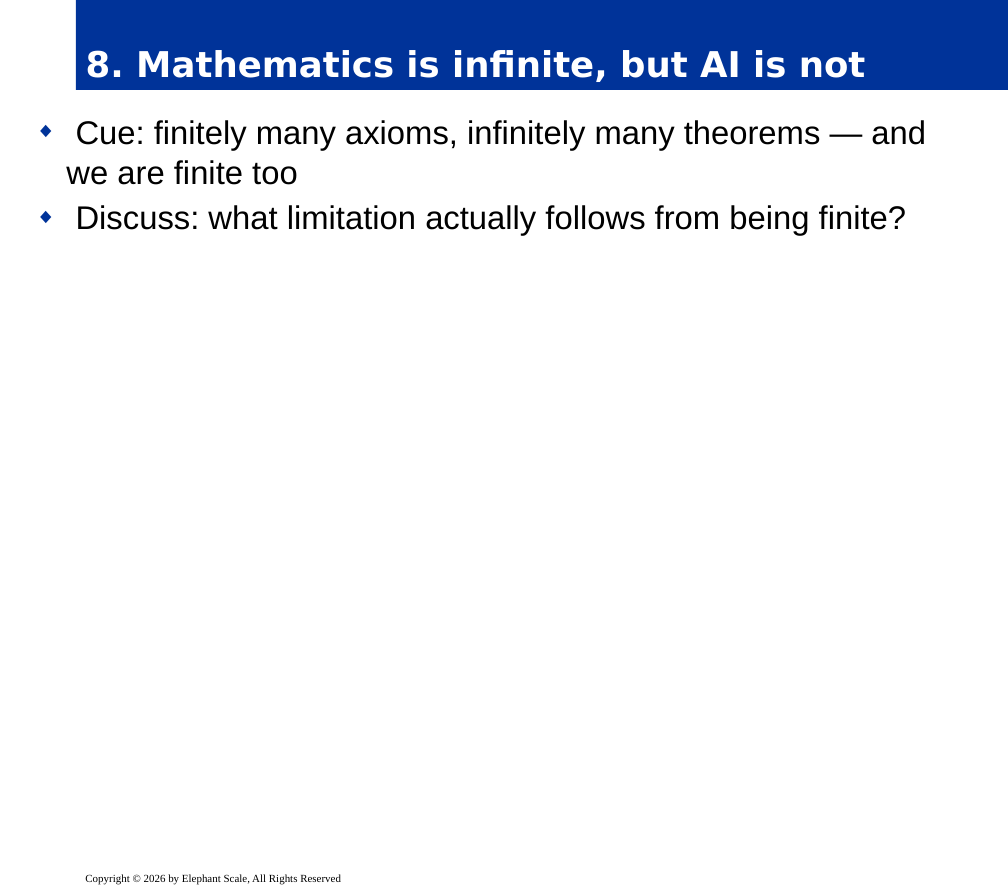
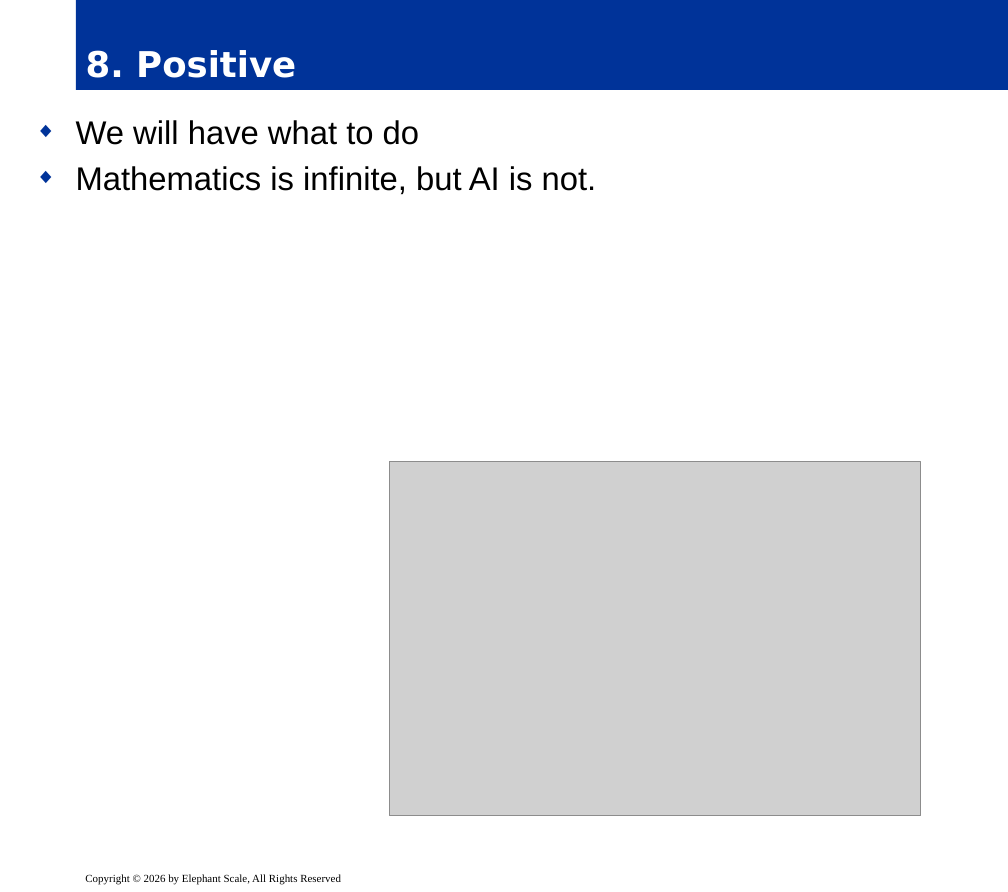
Before and after one commit to elephantscale/OpenAI-labs, a slide deck: slide 10 of 120-eight-questions-on-math-and-AI/slides/release/01__intro.pptx. Drawn at 1008x892 pixels with LibreOffice and Linux fonts; fonts in the diff are those of the drawing; grey boxes stand for pictures; background and template pictures are left out. Boxes give left, top, right and bottom in pixels: in the first picture for what was removed or moved away, otherwise in the second. Text is boxed around its words. In the diff, an @@ line names an element or a change of style, - is before the commit and + after.

```diff
--- a/120-eight-questions-on-math-and-AI/slides/release/01__intro.pptx
+++ b/120-eight-questions-on-math-and-AI/slides/release/01__intro.pptx
@@ title at [86,50,296,78]: text changed @@
-8. Mathematics is infinite, but AI is not
+8. Positive
@@ text at [76,120,597,195]: text changed @@
-◆ Cue: finitely many axioms, infinitely many theorems — and we are finite too
-◆ Discuss: what limitation actually follows from being finite?
+◆ We will have what to do
+◆ Mathematics is infinite, but AI is not.
@@ picture added at [389,462,921,816] @@
```
Also in this commit, not shown: 8 other slides changed, 1 other file.
